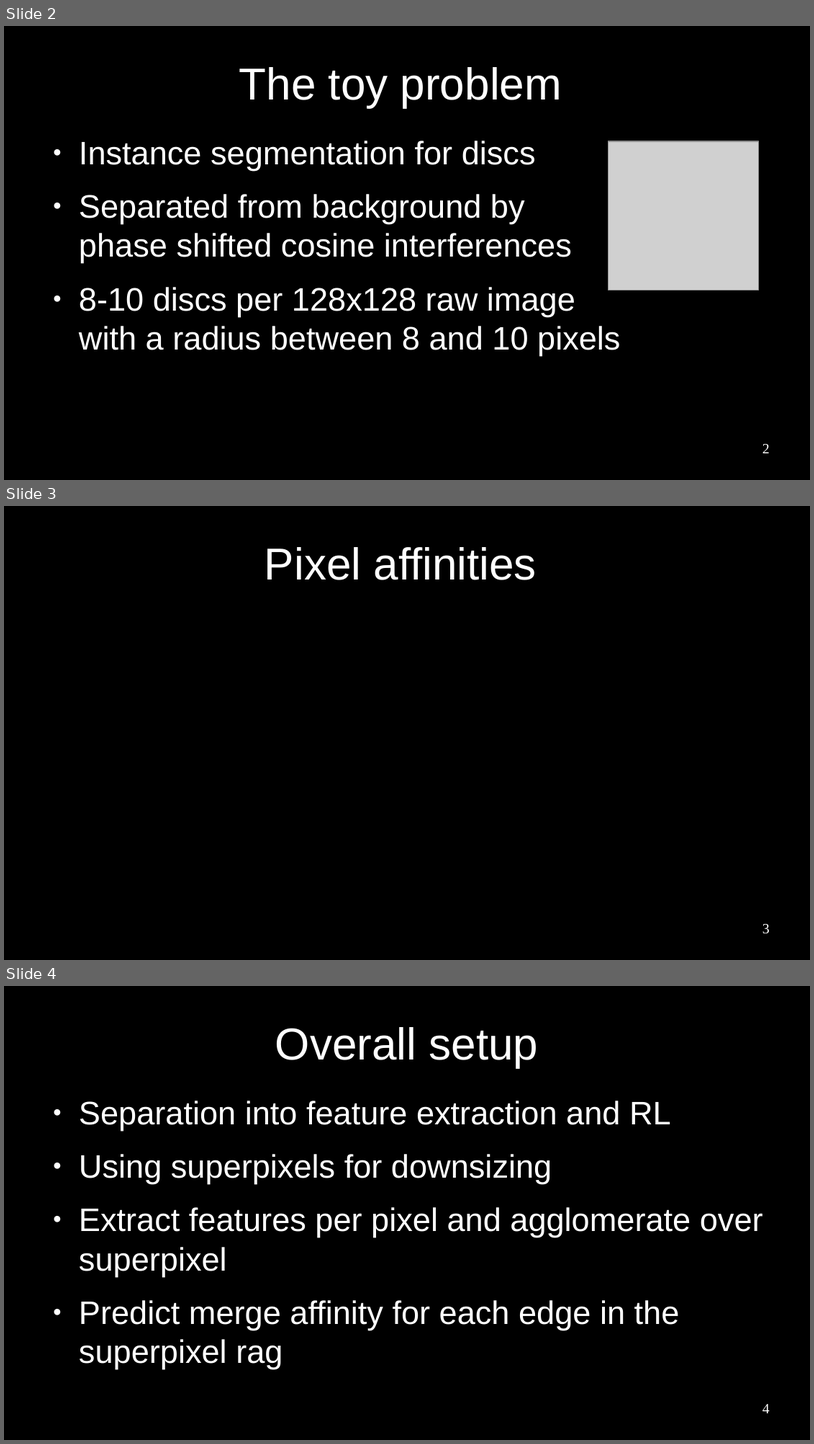
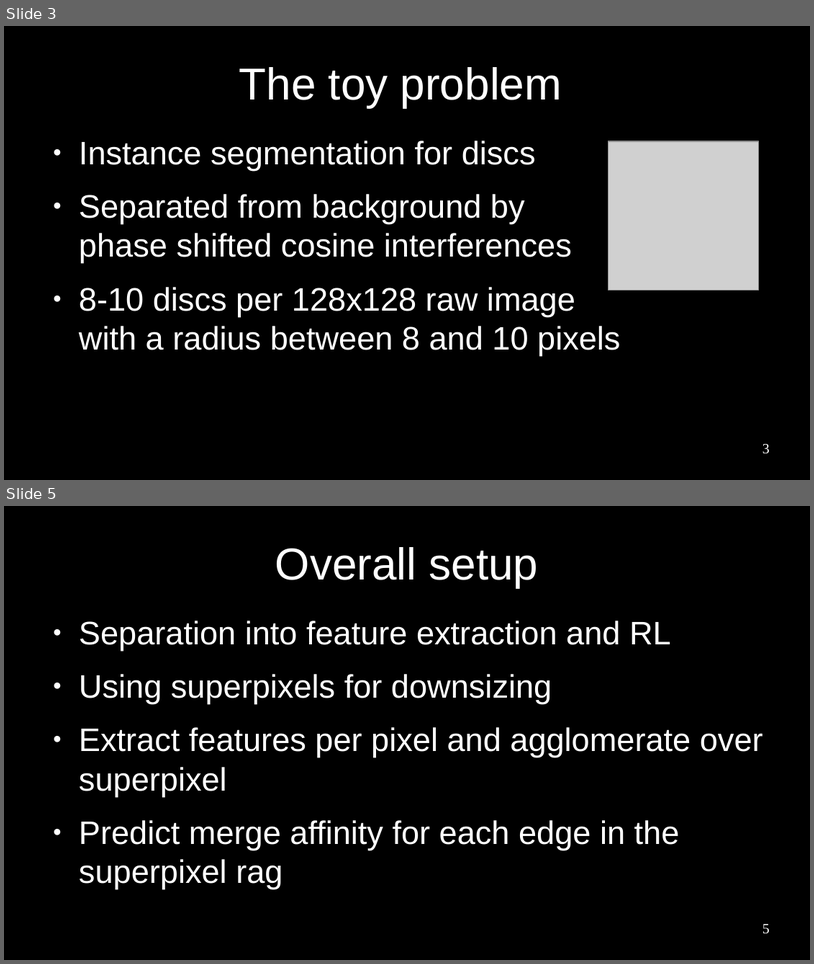
Before and after one commit to paulhfu/sideProject, a slide deck: thesis/presentation/pres.odp. Shown one above the other, each under a label of ours: slides 2, 3 and 4 before the commit, slides 3 and 5 after it; the slides between them are not shown. The pictures are 814x1444 and 814x964 pixels, drawn with LibreOffice and Linux fonts; fonts in the diff are those of the drawing; grey boxes stand for pictures. Boxes give left, top, right and bottom in pixels: in the first picture for what was removed or moved away, otherwise in the second. Text is boxed around its words. In the diff, an @@ line names an element or a change of style, - is before the commit and + after.

```diff
--- a/thesis/presentation/pres.odp
+++ b/thesis/presentation/pres.odp
@@ slide 3 removed at [4, 506, 810, 960], background #000000 @@
@@ title removed at [265, 547, 537, 580] @@
-Pixel affinities
@@ page number removed at [763, 924, 770, 934] @@
-3
@@ what was slide 2 is now slide 3 @@
@@ page number at [763, 444, 770, 454]: text changed @@
-2
+3
@@ what was slide 4 is now slide 5 @@
@@ page number at [763, 924, 770, 934]: text changed @@
-4
+5
```
Also in this commit, not shown: 11 slides changed, 4 slides added, 1 other slide removed, 1 other file.
